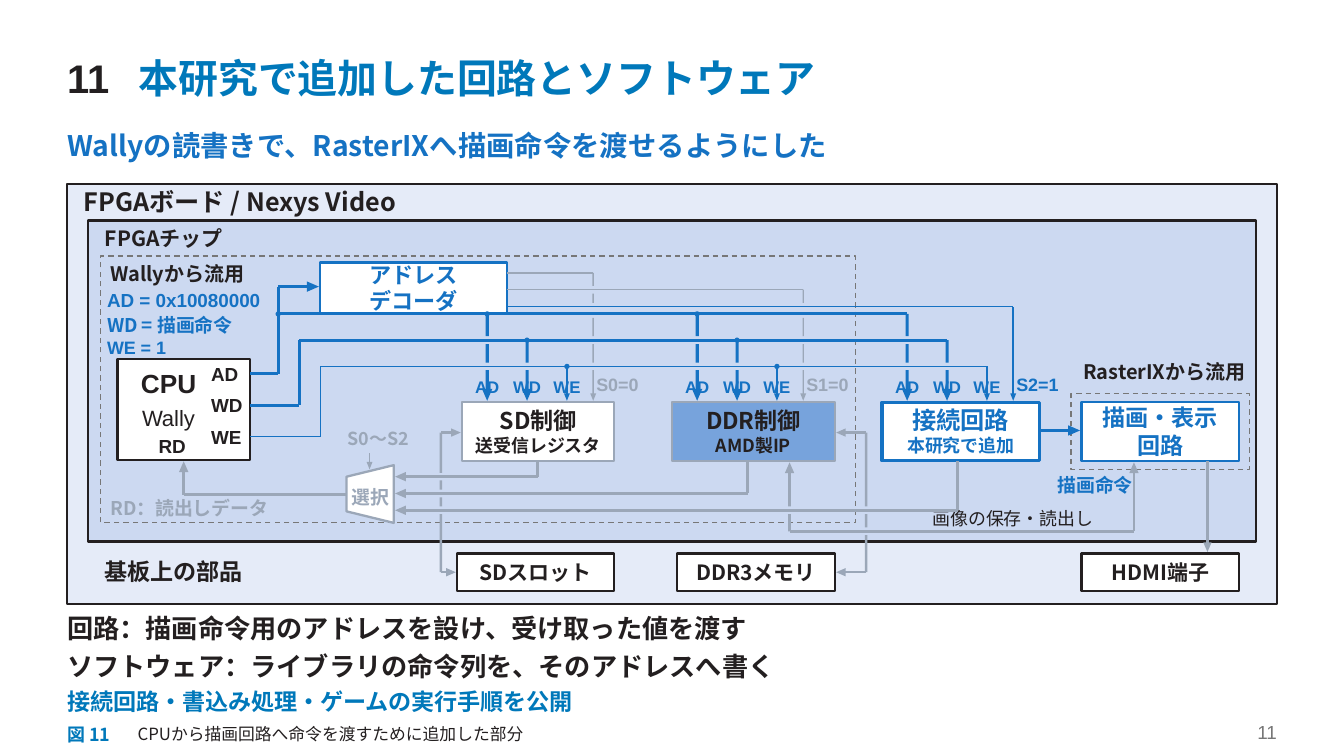
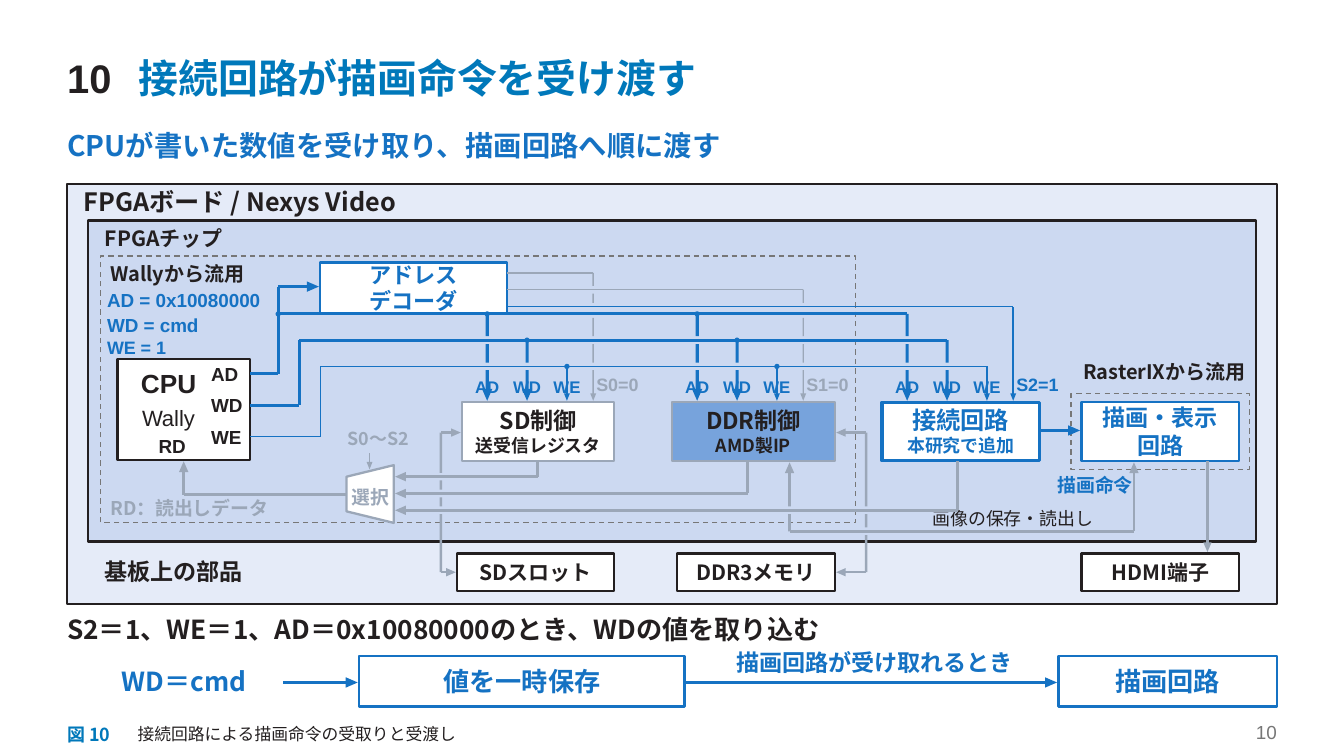
Before and after one commit to SoshiroFujimori/wally-game-console-research, a slide deck: slide 10 of docs/presentation/中間発表_主要事項.pptx (slide 11 before the commit). Drawn at 1344x756 pixels with LibreOffice and Linux fonts; fonts in the diff are those of the drawing. Boxes give left, top, right and bottom in pixels: in the first picture for what was removed or moved away, otherwise in the second. Text is boxed around its words. In the diff, an @@ line names an element or a change of style, - is before the commit and + after.

```diff
--- a/docs/presentation/中間発表_主要事項.pptx
+++ b/docs/presentation/中間発表_主要事項.pptx
@@ text at bbox=[139, 58, 696, 97]: text changed @@
-本研究で追加した回路とソフトウェア
+接続回路が描画命令を受け渡す
@@ text at bbox=[67, 65, 111, 94]: text changed @@
-11
+10
@@ text at bbox=[67, 131, 721, 159]: text changed @@
-Wallyの読書きで、RasterIXへ描画命令を渡せるようにした
+CPUが書いた数値を受け取り、描画回路へ順に渡す
@@ text at bbox=[107, 318, 199, 332]: text changed; font Noto Sans CJK JP to Arial @@
-WD = 描画命令
+WD = cmd
@@ text at bbox=[67, 617, 819, 642]: text changed @@
-回路：描画命令用のアドレスを設け、受け取った値を渡す
+S2＝1、WE＝1、AD＝0x10080000のとき、WDの値を取り込む
@@ text removed at bbox=[67, 653, 774, 679] @@
-ソフトウェア：ライブラリの命令列を、そのアドレスへ書く
@@ rectangle added at bbox=[359, 656, 685, 707], fill #FFFFFF, outline #1572C3 1.65 pt @@
@@ text added at bbox=[737, 651, 1013, 673], 16.5 pt, text #1572C3, bold @@
+描画回路が受け取れるとき
@@ rectangle added at bbox=[1059, 656, 1277, 707], fill #FFFFFF, outline #1572C3 1.65 pt @@
@@ text added at bbox=[121, 670, 246, 692], 18.8 pt, text #1572C3, bold @@
+WD＝cmd
@@ freeform shape added at bbox=[282, 682, 348, 685], fill #1572C3 @@
@@ freeform shape added at bbox=[346, 678, 358, 688], fill #1572C3 @@
@@ text added at bbox=[443, 668, 600, 694], 18.8 pt, text #1572C3, bold @@
+値を一時保存
@@ freeform shape added at bbox=[684, 682, 1048, 685], fill #1572C3 @@
@@ freeform shape added at bbox=[1046, 678, 1058, 688], fill #1572C3 @@
@@ text added at bbox=[1115, 669, 1220, 694], 18.8 pt, text #1572C3, bold @@
+描画回路
@@ text removed at bbox=[67, 690, 572, 712] @@
-接続回路・書込み処理・ゲームの実行手順を公開
@@ text at bbox=[67, 722, 110, 746]: text changed @@
-図 11
+図 10
@@ text at bbox=[138, 726, 456, 742]: text changed @@
-CPUから描画回路へ命令を渡すために追加した部分
+接続回路による描画命令の受取りと受渡し
@@ text at bbox=[1256, 726, 1277, 739]: text changed @@
-11
+10
```
Also in this commit, not shown: 5 other slides changed, 13 other files.
